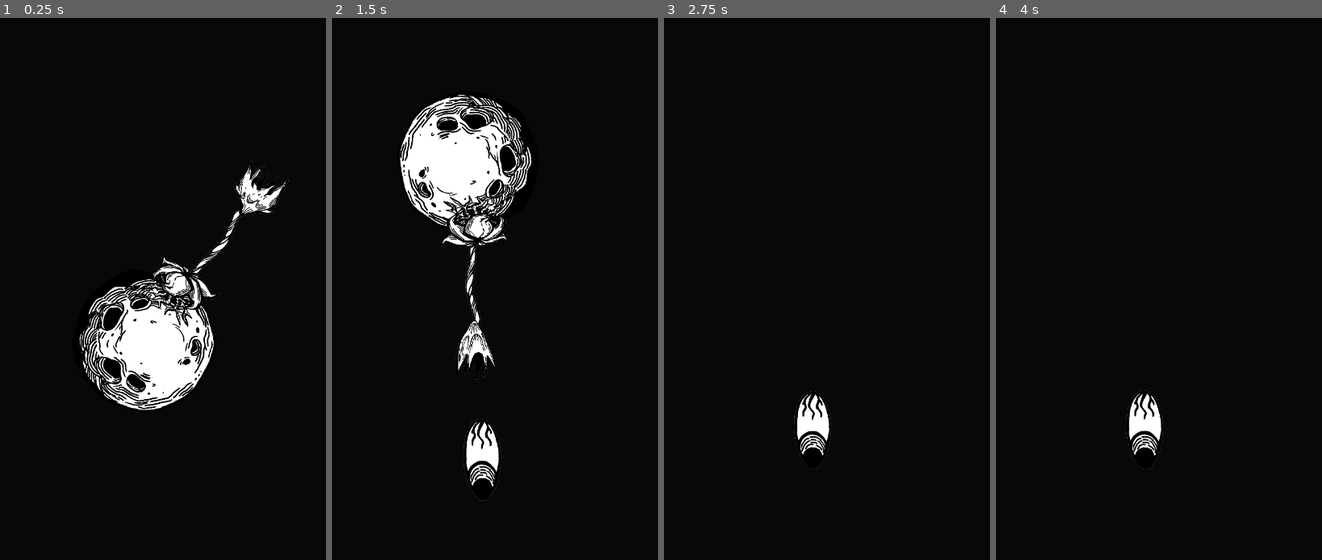
Above: before the commit, frames 1-4 (left to right).
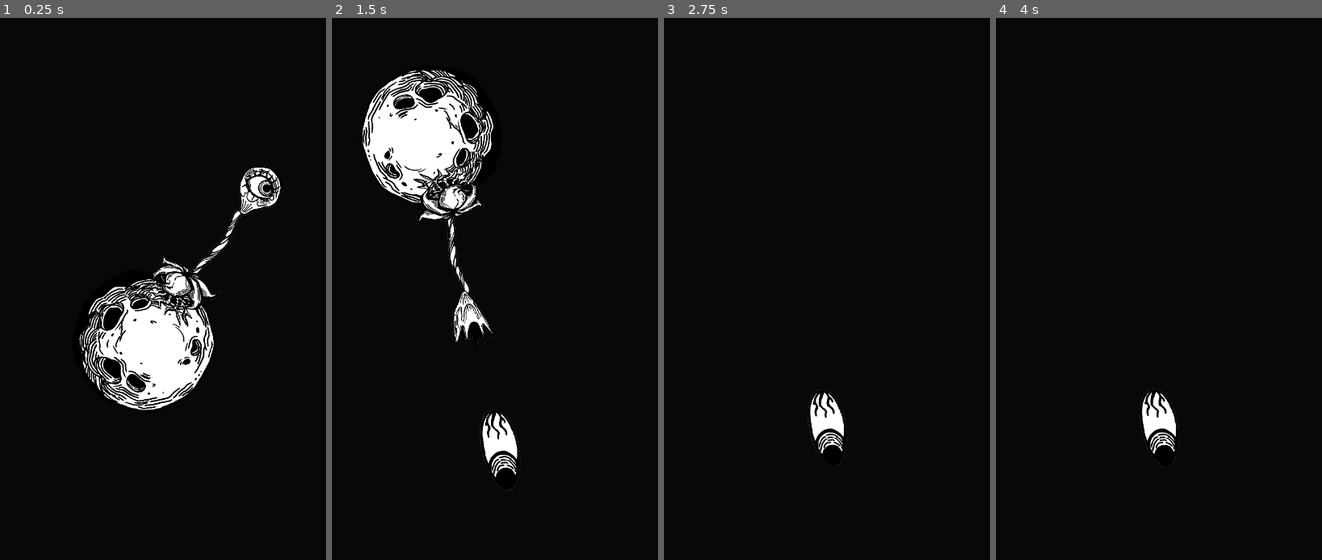
Above: after the commit, the same moments.

Repository: patryelt/RootOfEvil
Game: Godot game, scene res://scenes/Game.tscn
The game is run twice, just before and just after one commit, with the same random seed, the same clock (stepped at 60 frames per second) and the same inputs.
Inputs:
- Up to frame 1 (0.25 s): no input
- Up to frame 2 (1.5 s): tap Space (jump) at 0.77 s
- Up to frame 3 (2.75 s): tap Space (jump) at 1.52 s
- Up to frame 4 (4 s): tap Space (jump) at 3.02, 3.77 s

The runs differ from the first frame. In frame 1, 0.7% of the frame differs, in the area x 71-89%, y 25-37%; in frame 2, 9.7%, in the area x 9-62%, y 9-90%; in frame 3, 1.0%; in frame 4, 1.0%.

Commit message:
Background setup

Diff:
--- a/scenes/Player/PlayerSprite.tscn
+++ b/scenes/Player/PlayerSprite.tscn
@@ -283,11 +283,10 @@
 playing = true
 
 [node name="eye_anim" type="AnimatedSprite" parent="."]
-visible = false
 position = Vector2( -2.00002, 15.0002 )
 scale = Vector2( 0.818359, 0.818359 )
 frames = SubResource( 27 )
-frame = 4
+frame = 5
 
 [node name="Eye_animationplayer" type="AnimationPlayer" parent="eye_anim"]
 autoplay = "blinking"
@@ -316,13 +315,14 @@
 anims/Stretchy = SubResource( 35 )
 
 [node name="eye_burst" type="AnimatedSprite" parent="."]
+visible = false
 position = Vector2( 9.24993, 13.0002 )
 scale = Vector2( 0.817383, 0.818359 )
 frames = SubResource( 33 )
-frame = 3
 
 [node name="burst_animationplayer" type="AnimationPlayer" parent="."]
 root_node = NodePath("../projectile")
 autoplay = "Stretchy"
+playback_speed = 1.2
 anims/Stretchy = SubResource( 28 )
 "anims/Trigger Projectile" = SubResource( 34 )
--- a/scenes/artscene.tscn
+++ b/scenes/artscene.tscn
@@ -151,7 +151,7 @@
 [node name="stem" type="AnimatedSprite" parent="."]
 position = Vector2( 100, -392 )
 frames = SubResource( 14 )
-frame = 2
+frame = 1
 playing = true
 
 [node name="eye_burst" type="AnimatedSprite" parent="."]
@@ -165,18 +165,17 @@
 position = Vector2( 96, -831 )
 scale = Vector2( 0.818359, 0.818359 )
 frames = SubResource( 8 )
-frame = 4
 playing = true
 
 [node name="flower_anim" type="AnimatedSprite" parent="."]
 position = Vector2( 77, -18.0001 )
 frames = SubResource( 19 )
-frame = 3
+frame = 2
 playing = true
 
 [node name="bulb_anim" type="AnimatedSprite" parent="."]
 visible = false
 position = Vector2( 77, -18.0001 )
 frames = SubResource( 5 )
-frame = 2
+frame = 1
 playing = true
Not shown, changed: assets/art/sky_black_background.png.import
Not shown, changed: assets/art/sky_white_background.png.import
